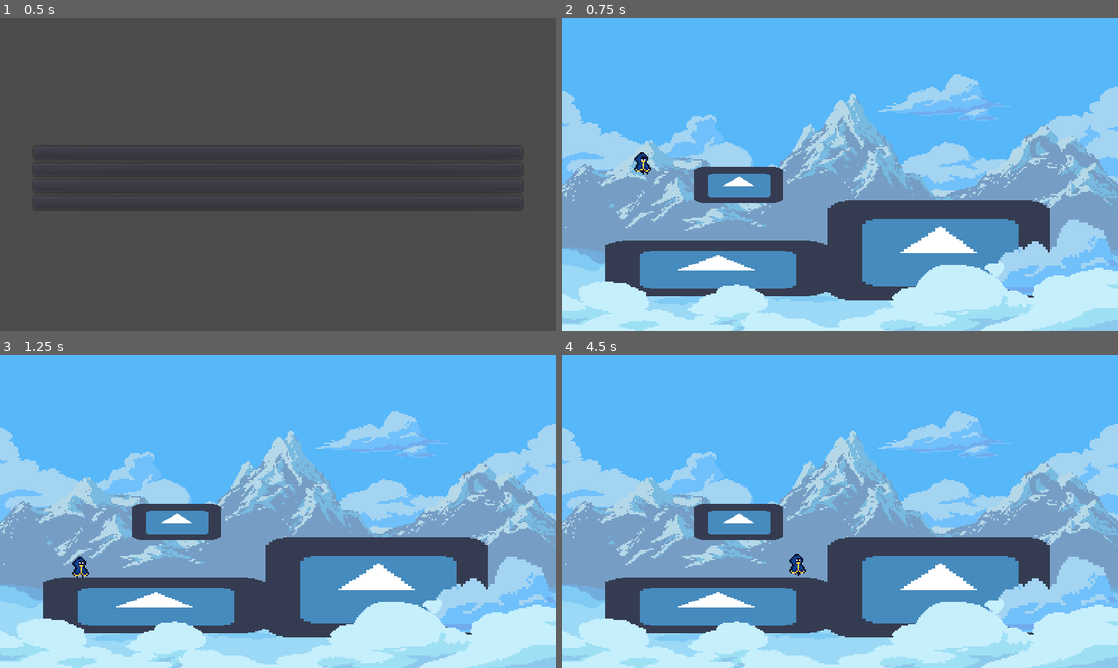
Above: before the commit, frames 1-4 (two rows, left to right).
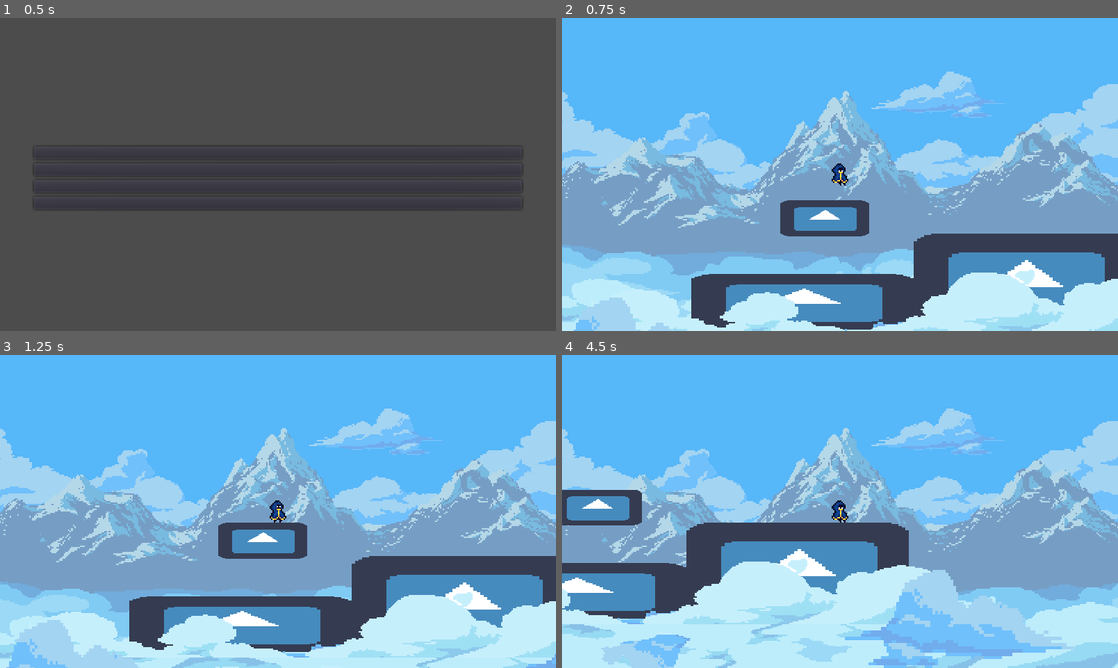
Above: after the commit, the same moments.

Repository: Vicentendistes/Juego-jueg-n-juegazo
Game: Godot game, scene res://ui/main_menu.tscn
The game is run twice, just before and just after one commit, with the same random seed, the same clock (stepped at 60 frames per second) and the same inputs. The engine's default icon, where the game draws it, is replaced by a stand-in: a white triangle on a blue panel in a dark square.
Inputs:
- Up to frame 1 (0.5 s): no input
- Up to frame 2 (0.75 s): click "Play" at 0.5 s
- Up to frame 3 (1.25 s): no input
- Up to frame 4 (4.5 s): hold D (move_right) 1.28-2.78 s; tap Space (jump) at 1.52, 2.27, 3.77 s; hold A (move_left) 2.78-3.53 s; hold D (move_right) from 3.53 s (still down)

Frame 1 is identical in both runs. In frame 2, 39% of the frame differs, in the area x 0-100%, y 17-100%; in frame 3, 38%; in frame 4, 43%.

Commit message:
Se agragó la cámara en el play

Diff:
--- a/scenes/Main.tscn
+++ b/scenes/Main.tscn
@@ -1,10 +1,11 @@
-[gd_scene load_steps=8 format=2]
+[gd_scene load_steps=9 format=2]
 
 [ext_resource path="res://scenes/charlie.tscn" type="PackedScene" id=1]
 [ext_resource path="res://assets/icon.png" type="Texture" id=2]
 [ext_resource path="res://assets/Glacial-mountains-parallax-background_vnitti/background_glacial_mountains_lightened.png" type="Texture" id=3]
 [ext_resource path="res://assets/Glacial-mountains-parallax-background_vnitti/Layers/clouds_mg_1.png" type="Texture" id=4]
 [ext_resource path="res://assets/Glacial-mountains-parallax-background_vnitti/Layers/cloud_lonely.png" type="Texture" id=5]
+[ext_resource path="res://assets/Glacial-mountains-parallax-background_vnitti/Layers/clouds_mg_1_lightened.png" type="Texture" id=6]
 
 [sub_resource type="RectangleShape2D" id=1]
 extents = Vector2( 80, 20 )
@@ -14,27 +15,56 @@
 
 [node name="Main" type="Node2D"]
 
-[node name="Sprite" type="Sprite" parent="."]
-position = Vector2( 205, 114.5 )
+[node name="CloudsMg1" type="Sprite" parent="."]
+position = Vector2( 166, 96 )
 scale = Vector2( 1.07812, 1.06944 )
-texture = ExtResource( 3 )
+z_index = 2
+texture = ExtResource( 4 )
 __meta__ = {
 "_edit_group_": true
 }
 
-[node name="CloudsMg1" type="Sprite" parent="Sprite"]
-position = Vector2( 0.9505, 0 )
+[node name="CloudLonely" type="Sprite" parent="CloudsMg1"]
+position = Vector2( -49.1596, 223.481 )
+scale = Vector2( 1.71785, 2.14314 )
 z_index = 2
-texture = ExtResource( 4 )
+texture = ExtResource( 5 )
+flip_h = true
 
-[node name="Sprite" type="Sprite" parent="Sprite"]
-position = Vector2( 40.8714, 153.98 )
-scale = Vector2( 1.50124, 1.81931 )
-z_index = 1
+[node name="CloudLonely2" type="Sprite" parent="CloudsMg1"]
+position = Vector2( 318.146, 212.261 )
+scale = Vector2( 1.71785, 2.14314 )
+z_index = 2
 texture = ExtResource( 5 )
+flip_h = true
+
+[node name="CloudLonely3" type="Sprite" parent="CloudsMg1"]
+position = Vector2( -102.957, 32.7274 )
+scale = Vector2( 1.341, 1.561 )
+z_index = -1
+texture = ExtResource( 5 )
+flip_v = true
+
+[node name="Sprite" type="Sprite" parent="CloudsMg1"]
+position = Vector2( -2.78262, 187.014 )
+scale = Vector2( 1.00182, 0.797622 )
+texture = ExtResource( 6 )
+flip_h = true
+flip_v = true
 
 [node name="Charlie" parent="." instance=ExtResource( 1 )]
-position = Vector2( 58, 97 )
+position = Vector2( 138, 81 )
+__meta__ = {
+"_edit_group_": true
+}
+
+[node name="Camera2D" type="Camera2D" parent="Charlie"]
+current = true
+
+[node name="Sprite" type="Sprite" parent="Charlie"]
+scale = Vector2( 1.07812, 1.06944 )
+z_index = -1
+texture = ExtResource( 3 )
 
 [node name="Floor" type="StaticBody2D" parent="."]
 position = Vector2( 111, 180 )
